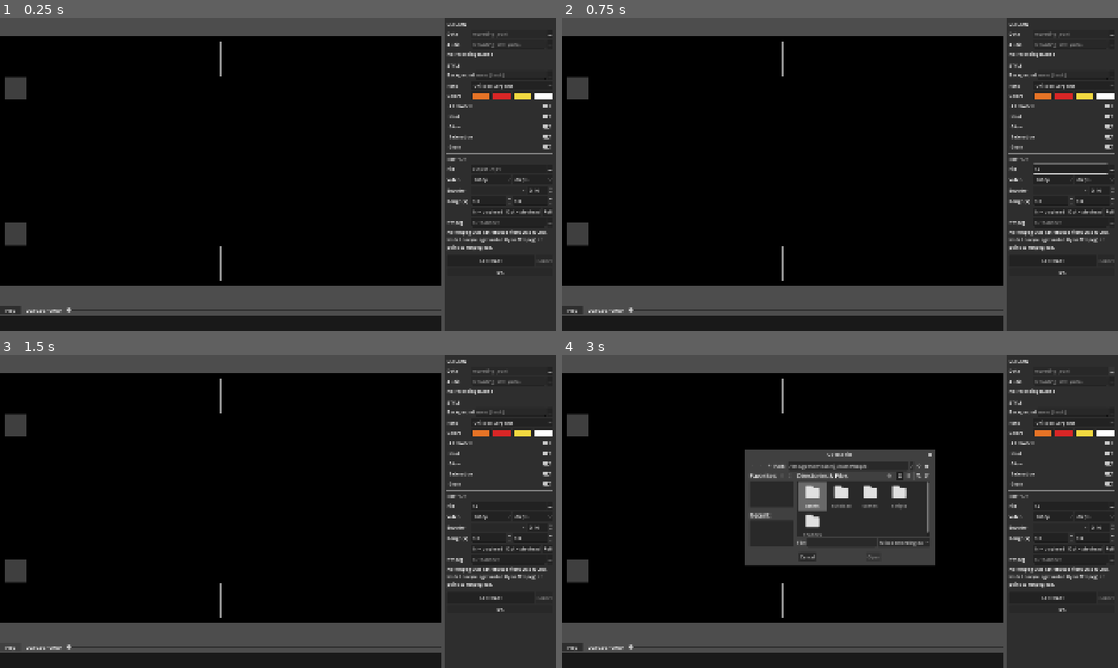
Above: before the commit, frames 1-4 (two rows, left to right).
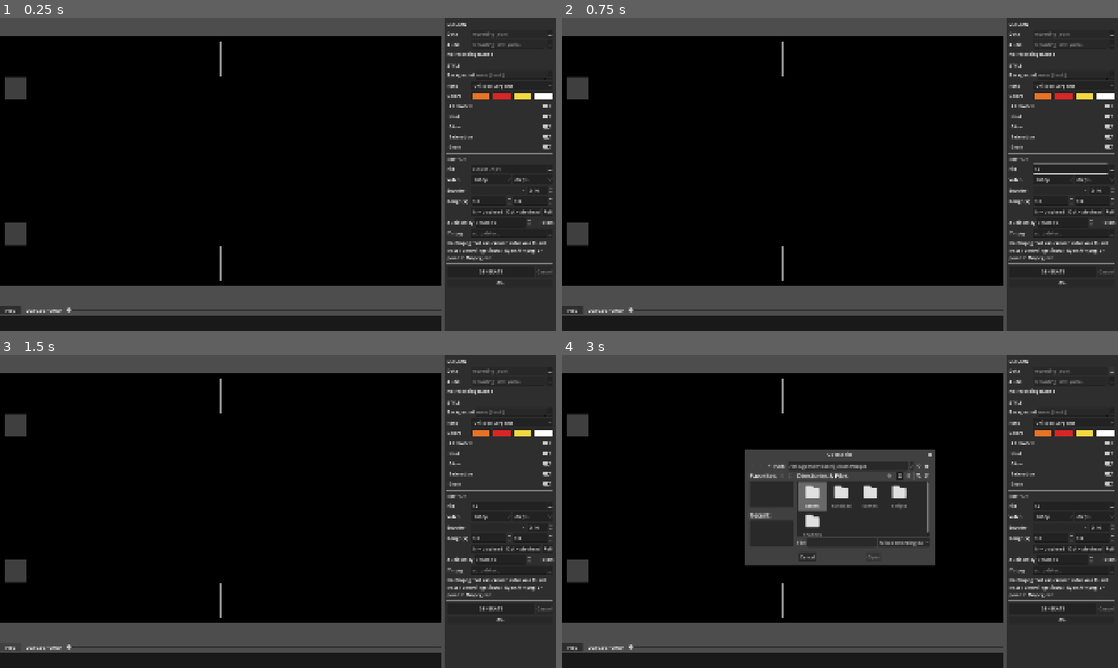
Above: after the commit, the same moments.

Repository: adufou/mix-visualizer
Game: Godot game, scene res://scenes/boot.tscn
Same seed, same stepped clock (60 frames per second), same inputs: the game is played once before the commit and once after it. The engine's default icon, where the game draws it, is replaced by a stand-in: a white triangle on a blue panel in a dark square.
Inputs (mouse positions are in pixels of both pictures, inside the frame that each line leads up to):
- Up to frame 1 (0.25 s): no input
- Up to frame 2 (0.75 s): click (1067, 168) at 0.52 s; type "12" at 0.6 s
- Up to frame 3 (1.5 s): click "Play" at 1.25 s
- Up to frame 4 (3 s): click "Play" at 2 s; click "..." at 2.75 s

The runs differ from the first frame. In frame 1, 1.1% of the frame differs, in the area x 80-100%, y 64-86%; in frame 2, 1.1%; in frame 3, 1.1%; in frame 4, 1.1%.

Commit message:
feat: add audio delay offset in frames

Diff:
--- a/scenes/editor.tscn
+++ b/scenes/editor.tscn
@@ -337,6 +337,31 @@
 layout_mode = 2
 text = "Full"
 
+[node name="AudioOffsetRow" type="HBoxContainer" parent="Split/Sidebar/Scroll/Margin/Form" unique_id=1873406215]
+layout_mode = 2
+
+[node name="Label" type="Label" parent="Split/Sidebar/Scroll/Margin/Form/AudioOffsetRow" unique_id=409561372]
+custom_minimum_size = Vector2(80, 0)
+layout_mode = 2
+text = "Audio delay"
+
+[node name="AudioOffsetSpin" type="SpinBox" parent="Split/Sidebar/Scroll/Margin/Form/AudioOffsetRow" unique_id=1395027781]
+unique_name_in_owner = true
+layout_mode = 2
+size_flags_horizontal = 3
+tooltip_text = "Shifts the audio against the visuals, in frames at the output fps. Positive = audio later, negative = audio earlier. Applies to the preview and the video."
+min_value = -600.0
+max_value = 600.0
+allow_greater = true
+allow_lesser = true
+suffix = "frames"
+
+[node name="AudioOffsetMs" type="Label" parent="Split/Sidebar/Scroll/Margin/Form/AudioOffsetRow" unique_id=1028847713]
+unique_name_in_owner = true
+custom_minimum_size = Vector2(70, 0)
+layout_mode = 2
+horizontal_alignment = 2
+
 [node name="FfmpegRow" type="HBoxContainer" parent="Split/Sidebar/Scroll/Margin/Form" unique_id=631930988]
 layout_mode = 2
 
--- a/scripts/editor.gd
+++ b/scripts/editor.gd
@@ -34,6 +34,8 @@
 @onready var quality_spin: SpinBox = %QualitySpin
 @onready var range_start_spin: SpinBox = %RangeStartSpin
 @onready var range_end_spin: SpinBox = %RangeEndSpin
+@onready var audio_offset_spin: SpinBox = %AudioOffsetSpin
+@onready var audio_offset_ms: Label = %AudioOffsetMs
 @onready var ffmpeg_path_edit: LineEdit = %FfmpegPath
 @onready var ffmpeg_status: Label = %FfmpegStatus
 @onready var generate_button: Button = %GenerateButton
@@ -198,7 +200,7 @@
 		if _time >= _duration:
 			_time = _duration
 			_set_playing(false)
-	MixData.seek(_time)
+	MixData.seek(_time - _audio_offset_seconds())
 	timeline.set_value_no_signal(_time)
 	time_label.text = "%s / %s" % [_format_time(_time, true), _format_time(_duration)]
 
@@ -338,6 +340,7 @@
 	fps_option.select(max(0, FPS_CHOICES.find(int(output["fps"]))))
 	fps_option.item_selected.connect(func(index):
 		output["fps"] = FPS_CHOICES[index]
+		_update_audio_offset_label()
 		_save())
 
 	# Filled once the background probe knows which encoders work here.
@@ -361,6 +364,13 @@
 	%FullRangeButton.pressed.connect(func():
 		range_start_spin.value = 0.0
 		range_end_spin.value = 0.0)
+
+	audio_offset_spin.value = float(output["audio_offset_frames"])
+	audio_offset_spin.value_changed.connect(func(value):
+		output["audio_offset_frames"] = int(value)
+		_update_audio_offset_label()
+		_save())
+	_update_audio_offset_label()
 
 	ffmpeg_path_edit.text = output["ffmpeg"]
 	ffmpeg_path_edit.text_submitted.connect(_on_ffmpeg_path_changed)
@@ -373,6 +383,16 @@
 
 	generate_button.pressed.connect(_on_generate_pressed)
 	cancel_button.pressed.connect(_on_cancel_pressed)
+
+
+## The audio is the clock (playback, timeline, range); the offset moves the
+## data under it, like the renderer does.
+func _audio_offset_seconds() -> float:
+	return float(_job["output"]["audio_offset_frames"]) / float(_job["output"]["fps"])
+
+
+func _update_audio_offset_label() -> void:
+	audio_offset_ms.text = "%+d ms" % roundi(_audio_offset_seconds() * 1000.0)
 
 
 func _apply_range_to_controls() -> void:
--- a/scripts/render_job.gd
+++ b/scripts/render_job.gd
@@ -54,6 +54,9 @@
 			"range_start": 0.0,
 			## 0 = until the end of the audio.
 			"range_end": 0.0,
+			## Audio delay against the visuals, in frames at `fps`. Positive =
+			## audio later. Shifts the data, so range and audio stay in audio time.
+			"audio_offset_frames": 0,
 			"ffmpeg": "",
 		},
 	}
--- a/scripts/renderer.gd
+++ b/scripts/renderer.gd
@@ -2,7 +2,7 @@
 ## Offline renderer, run in its own Godot process (started by the editor's
 ## Generate button) with `--fixed-fps <fps>` so every frame advances `delta`
 ## and shader TIME by exactly 1/fps, however long it takes to draw.
-## Each frame: t = range_start + frame_index / fps -> MixData.seek(t) -> the
+## Each frame: t = range_start + (frame_index - audio_offset_frames) / fps -> MixData.seek(t) -> the
 ## overlay draws into a SubViewport -> its pixels are piped into ffmpeg, which
 ## muxes them with the recorded audio straight into the output file.
 ##
@@ -28,6 +28,8 @@
 var _overlay: Overlay
 var _fps := 60
 var _range_start := 0.0
+## Audio delay in frames (see RenderJob): frame i shows the data of frame i - this.
+var _audio_offset_frames := 0
 var _warmup_frames := 0
 var _total_frames := 0
 ## Frame being processed; frames < _warmup_frames are not written.
@@ -76,6 +78,7 @@
 	_write_status("loading", "Loading data...")
 	var output: Dictionary = _job["output"]
 	_fps = int(output["fps"])
+	_audio_offset_frames = int(output["audio_offset_frames"])
 	var size := RenderJob.output_size(_job)
 	sub_viewport.size = size
 	sub_viewport.size_2d_override = DESIGN_SIZE
@@ -144,7 +147,7 @@
 		return
 	if _frame == 1 and abs(delta - 1.0 / _fps) > 1e-6:
 		push_warning("Renderer: delta is %f, not 1/%d. Start with --fixed-fps %d for frame-exact smoothing." % [delta, _fps, _fps])
-	MixData.seek(_range_start + float(_frame - _warmup_frames) / _fps)
+	MixData.seek(_range_start + float(_frame - _warmup_frames - _audio_offset_frames) / _fps)
 	_frame_pending = true
 
 
